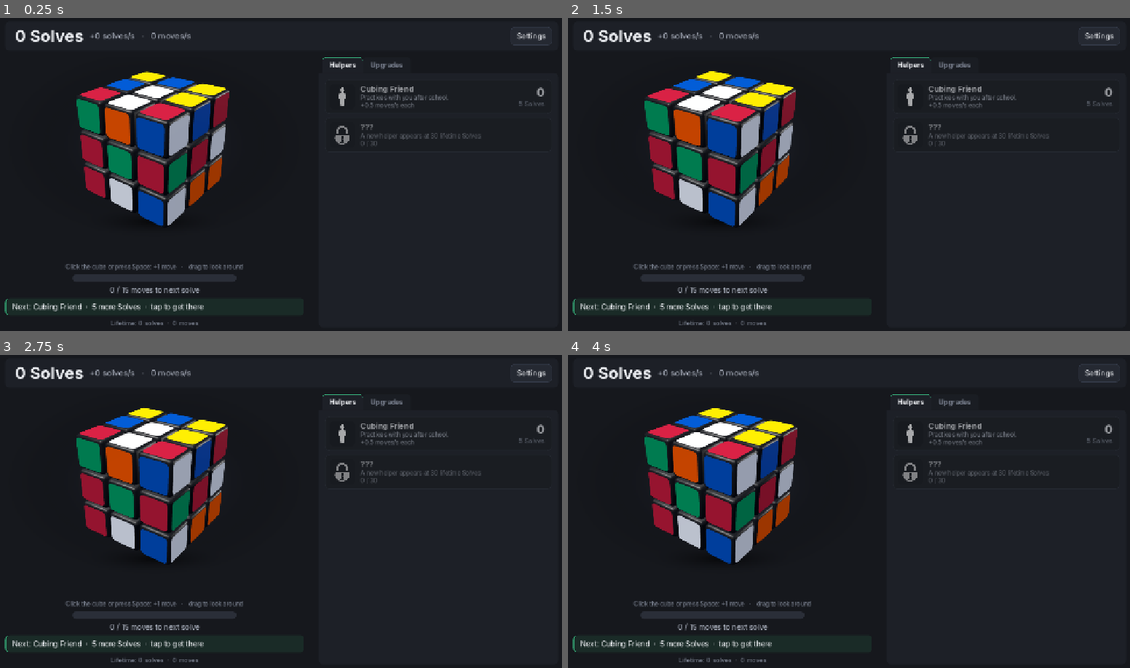
Above: before the commit, frames 1-4 (two rows, left to right).
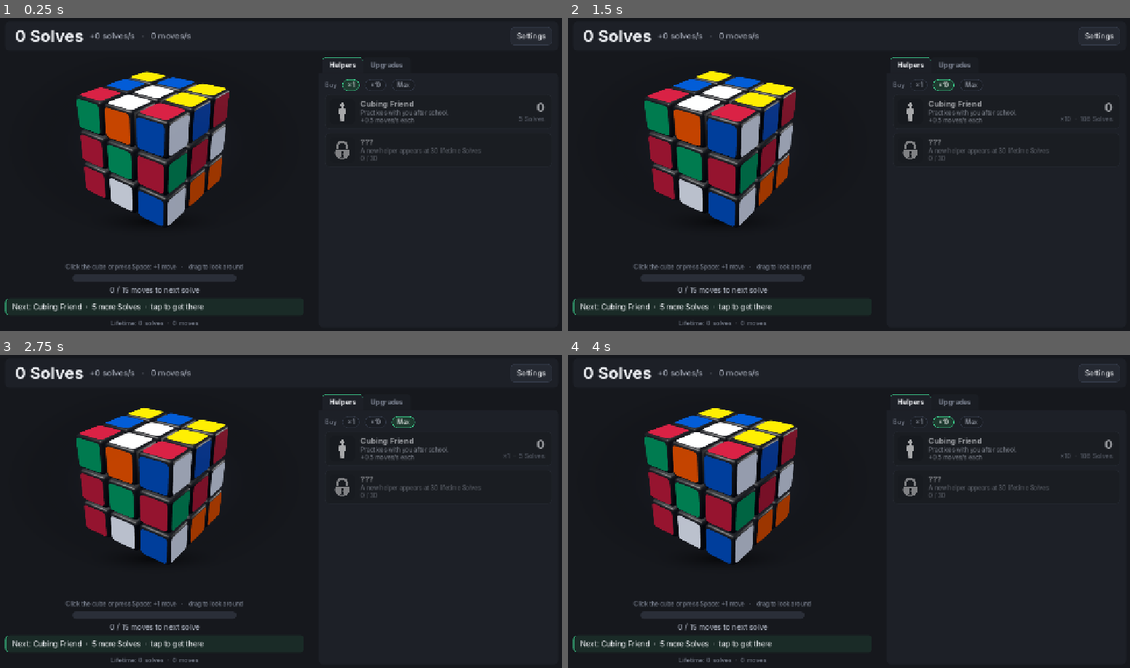
Above: after the commit, the same moments.

Repository: numanberk/cube
Game: Godot game, scene res://scenes/main.tscn
The game is run twice, just before and just after one commit, with the same random seed, the same clock (stepped at 60 frames per second) and the same inputs. Sound files missing from this copy of the repository are replaced by a short silence.
Inputs (mouse positions are in pixels of both pictures, inside the frame that each line leads up to):
- Up to frame 1 (0.25 s): no input
- Up to frame 2 (1.5 s): click (916, 83) at 0.5 s, where only the run after the commit has a clickable "×1"; click (944, 83) at 1.25 s, where only the run after the commit has a clickable "×10"
- Up to frame 3 (2.75 s): click (404, 420) at 2 s, where only the run after the commit has a clickable "Max"
- Up to frame 4 (4 s): click (916, 420) at 2.75 s, where only the run after the commit has a clickable "×1"; click (944, 420) at 3.5 s, where only the run after the commit has a clickable "×10"

The runs differ from the first frame. In frame 1, 1.4% of the frame differs, in the area x 57-97%, y 19-46%; in frame 2, 1.4%; in frame 3, 1.4%; in frame 4, 1.4%.

Commit message:
Task 3.3: Buy x1 / x10 / Max with exact bulk costs
- GameState: get_building_cost_for (sum of per-copy costs), get_max_affordable,
  buy_buildings (x10 all-or-nothing, BUY_MAX buys as many as affordable)
- Shop toggle chips; cards show the chosen amount's cost and affordability
- Tests for bulk costs, Max edge cases and the toggle; BUY= screenshot option

Co-Authored-By: Claude Opus 5.5 <noreply@anthropic.com>
Claude-Session: https://claude.ai/code/session_0116MGPNRCGwfWSA1yFC5ra1

Diff:
--- a/scenes/main.tscn
+++ b/scenes/main.tscn
@@ -3,6 +3,8 @@
 [ext_resource type="Script" path="res://scripts/ui/main.gd" id="1_main"]
 [ext_resource type="PackedScene" path="res://scenes/puzzle_view_3d.tscn" id="2_puzzle"]
 [ext_resource type="Script" path="res://scripts/ui/fx_layer.gd" id="3_fx"]
+
+[sub_resource type="ButtonGroup" id="ButtonGroup_buy_amount"]
 
 [sub_resource type="Gradient" id="Gradient_cube_colors"]
 interpolation_mode = 1
@@ -158,6 +160,42 @@
 unique_name_in_owner = true
 layout_mode = 2
 size_flags_horizontal = 3
+
+[node name="BuyRow" type="HBoxContainer" parent="Margin/Rows/Columns/Right/Tabs/Helpers/HelperList"]
+layout_mode = 2
+
+[node name="BuyLabel" type="Label" parent="Margin/Rows/Columns/Right/Tabs/Helpers/HelperList/BuyRow"]
+layout_mode = 2
+theme_type_variation = &"FaintLabel"
+text = "Buy"
+
+[node name="BuyOne" type="Button" parent="Margin/Rows/Columns/Right/Tabs/Helpers/HelperList/BuyRow"]
+unique_name_in_owner = true
+layout_mode = 2
+focus_mode = 0
+theme_type_variation = &"ToggleChip"
+toggle_mode = true
+button_pressed = true
+button_group = SubResource("ButtonGroup_buy_amount")
+text = "×1"
+
+[node name="BuyTen" type="Button" parent="Margin/Rows/Columns/Right/Tabs/Helpers/HelperList/BuyRow"]
+unique_name_in_owner = true
+layout_mode = 2
+focus_mode = 0
+theme_type_variation = &"ToggleChip"
+toggle_mode = true
+button_group = SubResource("ButtonGroup_buy_amount")
+text = "×10"
+
+[node name="BuyMax" type="Button" parent="Margin/Rows/Columns/Right/Tabs/Helpers/HelperList/BuyRow"]
+unique_name_in_owner = true
+layout_mode = 2
+focus_mode = 0
+theme_type_variation = &"ToggleChip"
+toggle_mode = true
+button_group = SubResource("ButtonGroup_buy_amount")
+text = "Max"
 
 [node name="Upgrades" type="ScrollContainer" parent="Margin/Rows/Columns/Right/Tabs"]
 visible = false
--- a/scripts/autoload/game.gd
+++ b/scripts/autoload/game.gd
@@ -15,6 +15,8 @@
 const BASE_MOVES_PER_SOLVE := 15.0
 const BASE_TAP_MOVES := 1.0
 const COST_GROWTH := 1.15
+const BUY_MAX := -1              ## pass as `count` to buy as many as you can afford
+const BULK_LIMIT := 10000        ## safety cap for bulk cost loops
 
 ## Set to false before the node enters the tree to skip loading/saving (tests do this).
 var persistence_enabled := true
@@ -112,6 +114,47 @@
 	var def := Content.get_building(id)
 	var owned: int = buildings.get(id, 0)
 	return ceilf(float(def["base_cost"]) * pow(COST_GROWTH, owned))
+
+
+## Cost of the next `count` copies of a helper: the exact sum of each copy's ceil(base × 1.15^owned), so bulk
+## buying costs the same as buying one at a time.
+func get_building_cost_for(id: String, count: int) -> float:
+	var def := Content.get_building(id)
+	var owned: int = buildings.get(id, 0)
+	var total := 0.0
+	for i in mini(count, BULK_LIMIT):
+		total += ceilf(float(def["base_cost"]) * pow(COST_GROWTH, owned + i))
+	return total
+
+
+## How many copies of a helper the current Solves can buy (0 if not even one).
+func get_max_affordable(id: String) -> int:
+	var def := Content.get_building(id)
+	var owned: int = buildings.get(id, 0)
+	var left := solves
+	var count := 0
+	while count < BULK_LIMIT:
+		var cost := ceilf(float(def["base_cost"]) * pow(COST_GROWTH, owned + count))
+		if cost > left:
+			break
+		left -= cost
+		count += 1
+	return count
+
+
+## Buys `count` copies of a helper, all or nothing; `BUY_MAX` buys as many as affordable. Returns how many were bought.
+func buy_buildings(id: String, count: int) -> int:
+	if count == BUY_MAX:
+		count = get_max_affordable(id)
+	if count <= 0:
+		return 0
+	var cost := get_building_cost_for(id, count)
+	if solves < cost:
+		return 0
+	solves -= cost
+	buildings[id] = int(buildings.get(id, 0)) + count
+	purchased.emit("building", id)
+	return count
 
 
 ## Lifetime Solves at which a helper appears in the shop (its "unlock_at", or half its base cost).
--- a/scripts/ui/main.gd
+++ b/scripts/ui/main.gd
@@ -28,6 +28,9 @@
 @onready var upgrade_list: GridContainer = %UpgradeList
 @onready var tabs: TabContainer = %Tabs
 @onready var fx: FxLayer = %FxLayer
+@onready var buy_one: Button = %BuyOne
+@onready var buy_ten: Button = %BuyTen
+@onready var buy_max: Button = %BuyMax
 @onready var upgrade_empty: Label = %UpgradeEmpty
 @onready var offline_dialog: AcceptDialog = %OfflineDialog
 
@@ -39,12 +42,16 @@
 var _pending_solve_value := 0.0   ## Solves earned since the last "+X Solves" pop
 var _solve_pop_timer := 0.0
 var _burst_timer := 0.0
+var _buy_amount := 1               ## 1, 10 or GameState.BUY_MAX (the ×1 / ×10 / Max toggle)
 var _revealed: Dictionary = {}    ## helper ids already shown unlocked (a newly revealed one plays the unlock sound)
 
 
 func _ready() -> void:
 	puzzle_view.tapped.connect(_on_tap_pressed)
 	_build_settings_menu()
+	buy_one.pressed.connect(set_buy_amount.bind(1))
+	buy_ten.pressed.connect(set_buy_amount.bind(10))
+	buy_max.pressed.connect(set_buy_amount.bind(GameState.BUY_MAX))
 	_apply_graphics(GraphicsConfig.load_quality())
 	Game.solved.connect(_on_solved)
 	Game.purchased.connect(_on_purchased)
@@ -95,7 +102,7 @@
 	for def: Dictionary in Content.BUILDINGS:
 		var card: ShopCard = ShopCardScene.instantiate()
 		card.tooltip_text = def["description"]
-		card.pressed.connect(Game.buy_building.bind(def["id"]))
+		card.pressed.connect(_on_helper_card_pressed.bind(def["id"]))
 		helper_list.add_child(card)
 		_helper_cards[def["id"]] = card
 	for def: Dictionary in Content.UPGRADES:
@@ -144,14 +151,16 @@
 				Audio.play_unlock()
 			var owned: int = Game.buildings[id]
 			var each := Game.get_building_mps(id)
-			var cost := Game.get_building_cost(id)
+			var count := _buy_count(id)
+			var cost := Game.get_building_cost_for(id, count)
 			var rate := "+%s moves/s each" % Num.format(each)
 			if owned > 0:
 				rate += "  ·  +%s/s total" % Num.format(each * owned)
 			card.visible = true
 			card.set_view({
 				"icon": Content.icon(def["icon"]), "title": def["name"], "line1": def["description"], "line2": rate,
-				"owned": str(owned), "cost": "%s Solves" % Num.format(cost), "affordable": Game.solves >= cost,
+				"owned": str(owned), "affordable": Game.solves >= cost,
+				"cost": "%s Solves" % Num.format(cost) if _buy_amount == 1 else "×%d  ·  %s Solves" % [count, Num.format(cost)],
 			})
 		elif not shown_locked:
 			shown_locked = true
@@ -165,6 +174,26 @@
 			})
 		else:
 			card.visible = false
+
+
+## How many copies of a helper the current toggle means (Max with nothing affordable shows 1, unaffordable).
+func _buy_count(id: String) -> int:
+	if _buy_amount == GameState.BUY_MAX:
+		return maxi(1, Game.get_max_affordable(id))
+	return _buy_amount
+
+
+## The ×1 / ×10 / Max toggle (1, 10 or GameState.BUY_MAX).
+func set_buy_amount(amount: int) -> void:
+	_buy_amount = amount
+	buy_one.set_pressed_no_signal(amount == 1)
+	buy_ten.set_pressed_no_signal(amount == 10)
+	buy_max.set_pressed_no_signal(amount == GameState.BUY_MAX)
+	_refresh()
+
+
+func _on_helper_card_pressed(id: String) -> void:
+	Game.buy_buildings(id, _buy_amount)
 
 
 ## Upgrades are a grid of icon tiles (details in each tile's tooltip): ones you can buy, then a dimmer "Owned" tile for
--- a/tests/test_runner.gd
+++ b/tests/test_runner.gd
@@ -1066,3 +1066,57 @@
 	check(audio.current_track_id == "first_sub_20", "shuffle mode changes track after a few loops")
 	audio.set_music_mode("follow")
 	audio.stop_all()
+
+
+# --- Buy x1 / x10 / Max (task 3.3) ------------------------------------------------
+
+func test_bulk_buying() -> void:
+	var g := new_game()
+	var one_by_one := 0.0
+	for i in 10:
+		one_by_one += ceilf(5.0 * pow(1.15, i))
+	check_near(g.get_building_cost_for("friend", 10), one_by_one, "x10 costs the same as ten single buys")
+	check_near(g.get_building_cost_for("friend", 1), g.get_building_cost("friend"), "x1 cost = the normal cost")
+	g.cheat_add_solves(one_by_one - 1.0)
+	check(g.buy_buildings("friend", 10) == 0, "x10 with one Solve too few buys nothing")
+	check_near(g.solves, one_by_one - 1.0, "...and spends nothing")
+	g.cheat_add_solves(1.0)
+	check(g.buy_buildings("friend", 10) == 10, "x10 with exactly enough buys 10")
+	check_near(g.solves, 0.0, "...and costs exactly the sum")
+	check(g.buildings["friend"] == 10, "owning 10 Friends now")
+	check(g.get_max_affordable("friend") == 0, "Max with no Solves = 0")
+	check(g.buy_buildings("friend", GameState.BUY_MAX) == 0, "buying Max with no Solves buys nothing")
+	g.cheat_add_solves(1000.0)
+	var max_count := g.get_max_affordable("friend")
+	var max_cost := g.get_building_cost_for("friend", max_count)
+	check(max_count > 0 and max_cost <= 1000.0 and g.get_building_cost_for("friend", max_count + 1) > 1000.0,
+			"Max is the most you can afford (one more would be too many)")
+	check(g.buy_buildings("friend", GameState.BUY_MAX) == max_count, "buying Max buys that many")
+	check_near(g.solves, 1000.0 - max_cost, "...for exactly their cost")
+	check(g.solves < g.get_building_cost("friend"), "what's left can't buy another")
+	g.free()
+
+
+func test_buy_amount_toggle() -> void:
+	var game: GameState = root.get_node("Game")
+	game.persistence_enabled = false
+	game.reset_state()
+	game.cheat_add_solves(100.0)
+	var main: Node = load("res://scenes/main.tscn").instantiate()
+	root.add_child(main)
+	var friend: ShopCard = main._helper_cards["friend"]
+	main.set_buy_amount(10)
+	main._refresh()
+	check(friend._cost.text == "×10  ·  %s Solves" % Num.format(game.get_building_cost_for("friend", 10)), "x10 shows the cost of 10")
+	check(friend.affordable == (game.solves >= game.get_building_cost_for("friend", 10)), "x10 is affordable only if all 10 are")
+	main.set_buy_amount(GameState.BUY_MAX)
+	main._refresh()
+	var n := game.get_max_affordable("friend")
+	check(friend._cost.text == "×%d  ·  %s Solves" % [n, Num.format(game.get_building_cost_for("friend", n))], "Max shows how many and their cost")
+	friend.pressed.emit()
+	check(game.buildings["friend"] == n, "pressing the card in Max mode buys that many")
+	main.set_buy_amount(1)
+	main._refresh()
+	check(friend._cost.text == "%s Solves" % Num.format(game.get_building_cost("friend")), "x1 shows the single cost")
+	main.free()
+	game.reset_state()
--- a/tools/screenshot.gd
+++ b/tools/screenshot.gd
@@ -1,7 +1,7 @@
 extends Node
 ## Takes one screenshot of the main scene in a preset game state, then quits.
 ## Run through tools/screenshot.sh, which passes:
-##   -- --preset <name> --out <file.png> [--puzzle 5x5] [--pose turn|solved] [--graphics high|low] [--tab 1] [--juice 1]
+##   -- --preset <name> --out <file.png> [--puzzle 5x5] [--pose turn|solved] [--graphics high|low] [--tab 1] [--juice 1] [--buy 10|-1]
 ## Preset "bench" is special: the late-game state on a 7×7 with the economy running (speed mode, a solve every
 ## frame), BENCH_FRAMES frames at each graphics quality, logging the average and worst frame time.
 ## Not part of the game: never reference this from scenes/ or scripts/.
@@ -37,6 +37,8 @@
 	var view: PuzzleView3D = main.get_node("%PuzzleView")
 	if puzzle != "":
 		view.set_puzzle(puzzle)
+	if args.has("buy"):
+		main.set_buy_amount(int(args["buy"]))
 	if args.has("tab"):
 		(main.get_node("%Tabs") as TabContainer).current_tab = int(args["tab"])
 	var graphics: String = args.get("graphics", "")
--- a/ui/theme.tres
+++ b/ui/theme.tres
@@ -478,6 +478,38 @@
 corner_radius_bottom_left = 10
 
 [sub_resource type="StyleBoxEmpty" id="StyleBoxEmpty_card_focus"]
+
+[sub_resource type="StyleBoxFlat" id="StyleBoxFlat_chip"]
+content_margin_left = 12.0
+content_margin_top = 4.0
+content_margin_right = 12.0
+content_margin_bottom = 4.0
+bg_color = Color(0.1020, 0.1137, 0.1373, 1)
+border_width_left = 1
+border_width_top = 1
+border_width_right = 1
+border_width_bottom = 1
+border_color = Color(0.1961, 0.2196, 0.2745, 1)
+corner_radius_top_left = 12
+corner_radius_top_right = 12
+corner_radius_bottom_right = 12
+corner_radius_bottom_left = 12
+
+[sub_resource type="StyleBoxFlat" id="StyleBoxFlat_chip_on"]
+content_margin_left = 12.0
+content_margin_top = 4.0
+content_margin_right = 12.0
+content_margin_bottom = 4.0
+bg_color = Color(0.1176, 0.2275, 0.1843, 1)
+border_width_left = 1
+border_width_top = 1
+border_width_right = 1
+border_width_bottom = 1
+border_color = Color(0.2353, 0.8118, 0.5569, 1)
+corner_radius_top_left = 12
+corner_radius_top_right = 12
+corner_radius_bottom_right = 12
+corner_radius_bottom_left = 12
 
 [resource]
 default_font = SubResource("FontVariation_tdyqp")
@@ -628,3 +660,14 @@
 PopTap/constants/outline_size = 5
 PopTap/font_sizes/font_size = 22
 PopTap/fonts/font = SubResource("FontVariation_2j8s8")
+ToggleChip/base_type = &"Button"
+ToggleChip/colors/font_color = Color(0.6667, 0.6902, 0.7412, 1)
+ToggleChip/colors/font_hover_color = Color(0.9255, 0.9333, 0.949, 1)
+ToggleChip/colors/font_pressed_color = Color(0.9255, 0.9333, 0.949, 1)
+ToggleChip/colors/font_hover_pressed_color = Color(1, 1, 1, 1)
+ToggleChip/font_sizes/font_size = 13
+ToggleChip/styles/focus = SubResource("StyleBoxEmpty_card_focus")
+ToggleChip/styles/hover = SubResource("StyleBoxFlat_chip")
+ToggleChip/styles/hover_pressed = SubResource("StyleBoxFlat_chip_on")
+ToggleChip/styles/normal = SubResource("StyleBoxFlat_chip")
+ToggleChip/styles/pressed = SubResource("StyleBoxFlat_chip_on")
Binary file added: docs/screenshots/buy/late_buy-1.png
Binary file added: docs/screenshots/buy/late_buy10.png
Binary file added: docs/screenshots/buy/mid_buy10.png
Not shown, changed: CLAUDE.md
Not shown, changed: docs/CHANGELOG.md
Not shown, changed: docs/ROADMAP.md
Not shown, changed: tools/screenshot.sh
